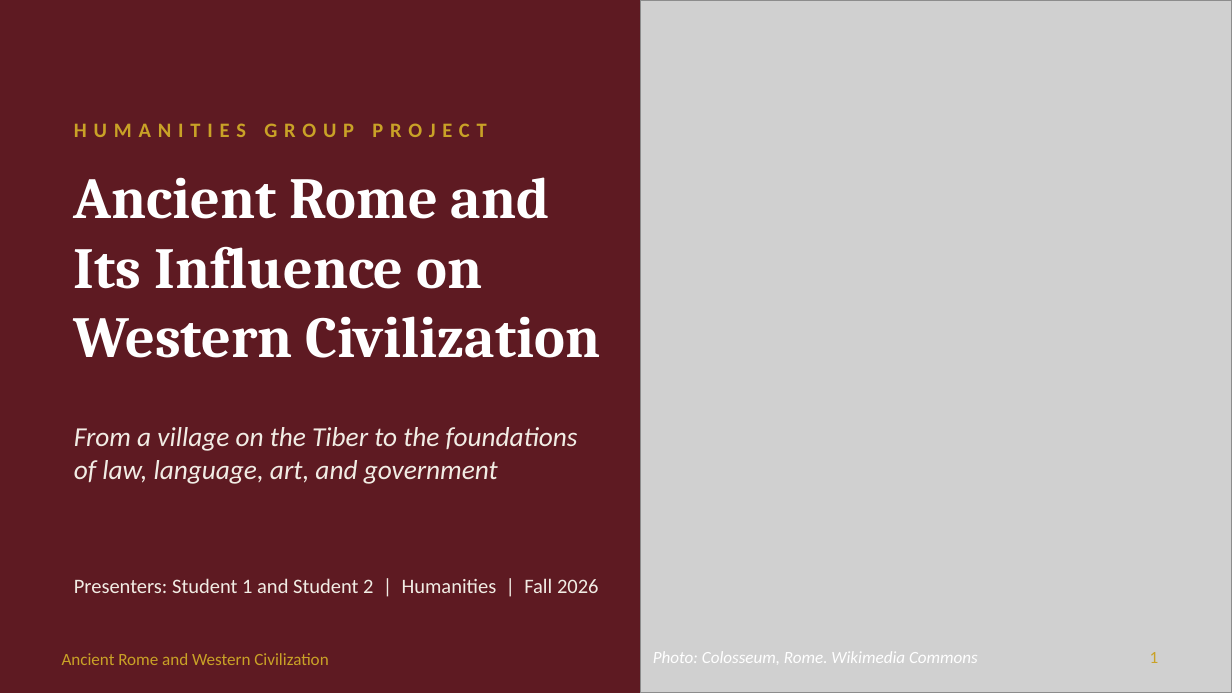
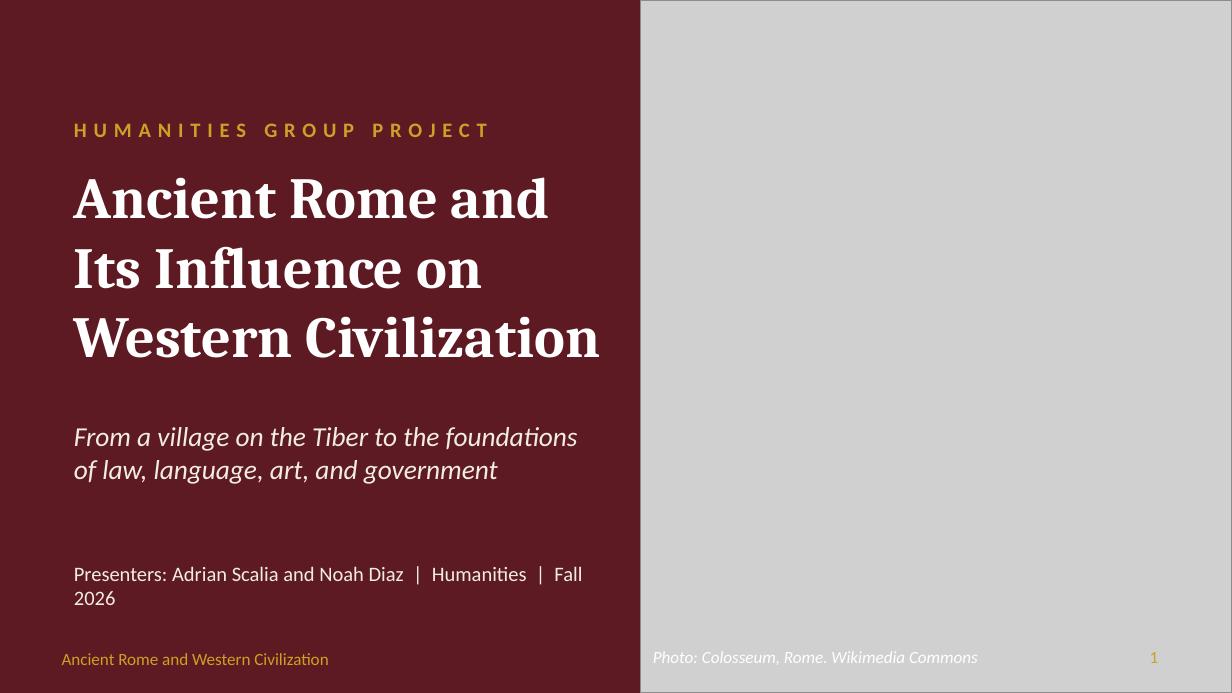
Before and after one commit to scaliaadrian230-dotcom/NetWatcher, a slide deck: slide 1 of rome-presentation/Ancient_Rome_Presentation.pptx. Drawn at 1232x693 pixels with LibreOffice and Linux fonts; fonts in the diff are those of the drawing; grey boxes stand for pictures. Boxes give left, top, right and bottom in pixels: in the first picture for what was removed or moved away, otherwise in the second. Text is boxed around its words. In the diff, an @@ line names an element or a change of style, - is before the commit and + after.

```diff
--- a/rome-presentation/Ancient_Rome_Presentation.pptx
+++ b/rome-presentation/Ancient_Rome_Presentation.pptx
@@ text at (x1=74, y1=566, x2=582, y2=605): text changed @@
-Presenters: Student 1 and Student 2 | Humanities | Fall 2026
+Presenters: Adrian Scalia and Noah Diaz | Humanities | Fall 2026
```
Also in this commit, not shown: 1 other slide changed, 1 other file.
